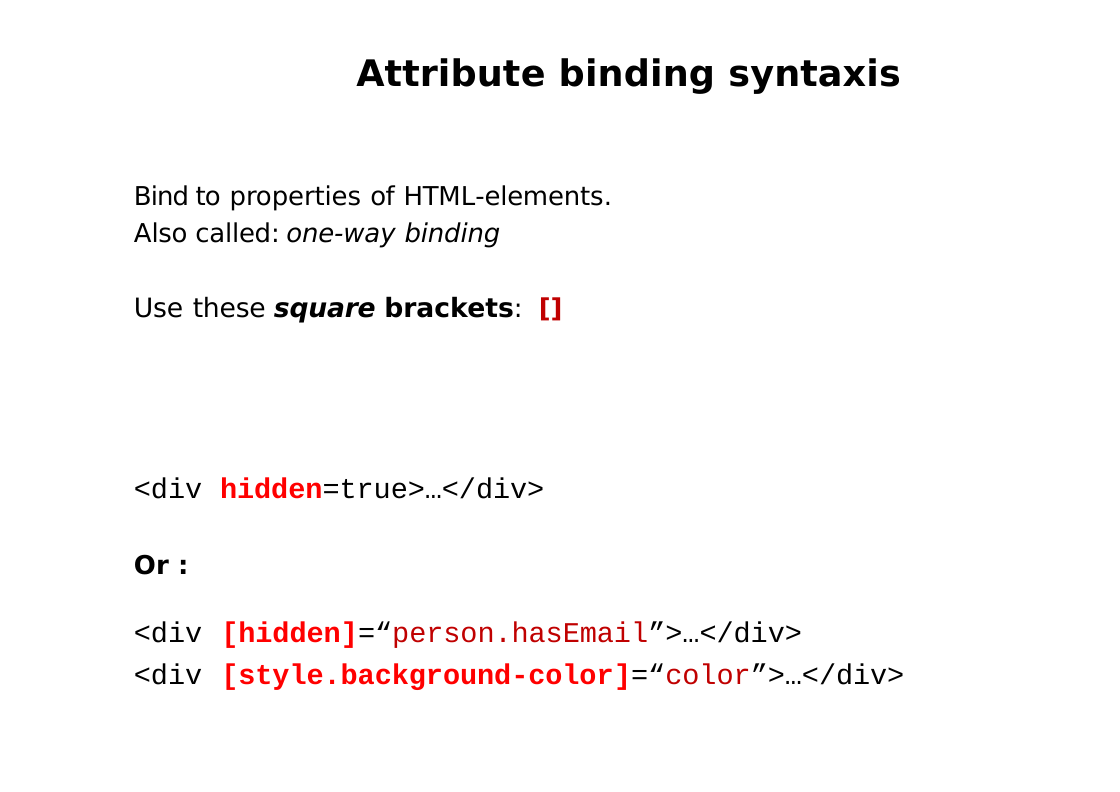
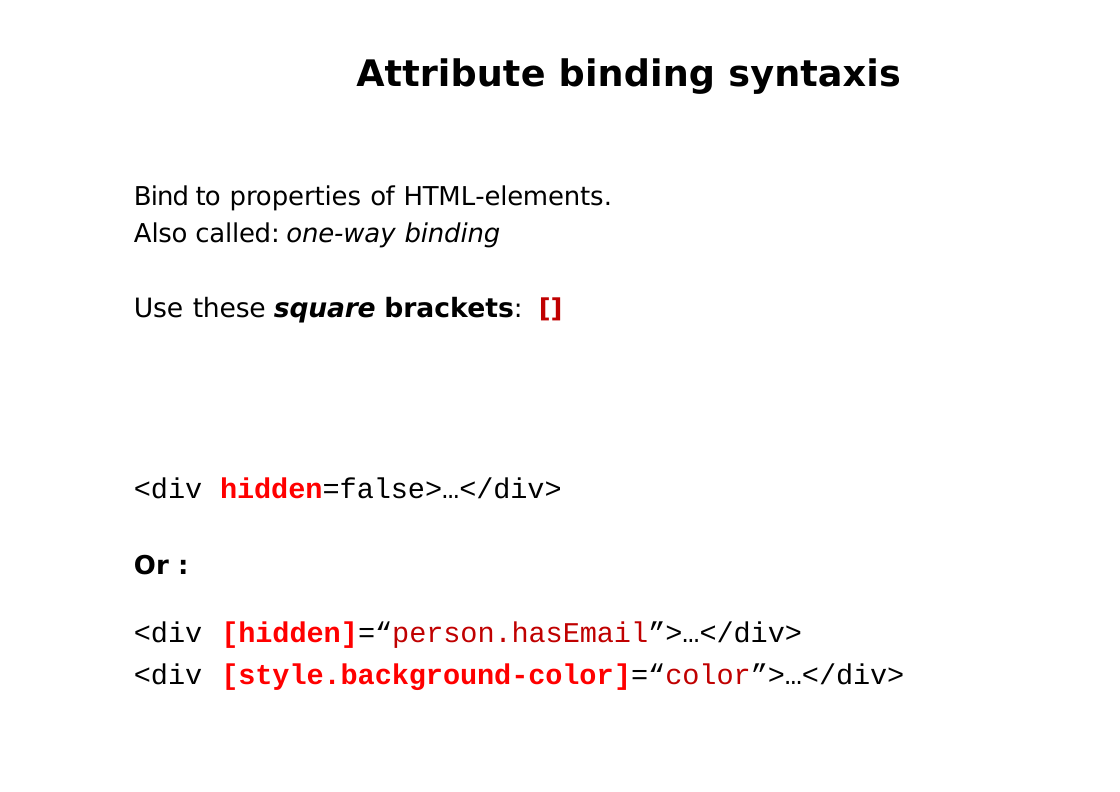
Before and after one commit to petereijgermans11/workshop-angular13, a slide deck: slide 28 of PPT/02- Angular Databinding.pptx. Drawn at 1120x792 pixels with LibreOffice and Linux fonts; fonts in the diff are those of the drawing. Boxes give left, top, right and bottom in pixels: in the first picture for what was removed or moved away, otherwise in the second. Text is boxed around its words. In the diff, an @@ line names an element or a change of style, - is before the commit and + after.

```diff
--- a/PPT/02- Angular Databinding.pptx
+++ b/PPT/02- Angular Databinding.pptx
@@ text at (x1=220, y1=478, x2=562, y2=499): text changed @@
-hidden=true>…</div>
+hidden=false>…</div>
```
Also in this commit, not shown: 4 other slides changed, 2 other files.
